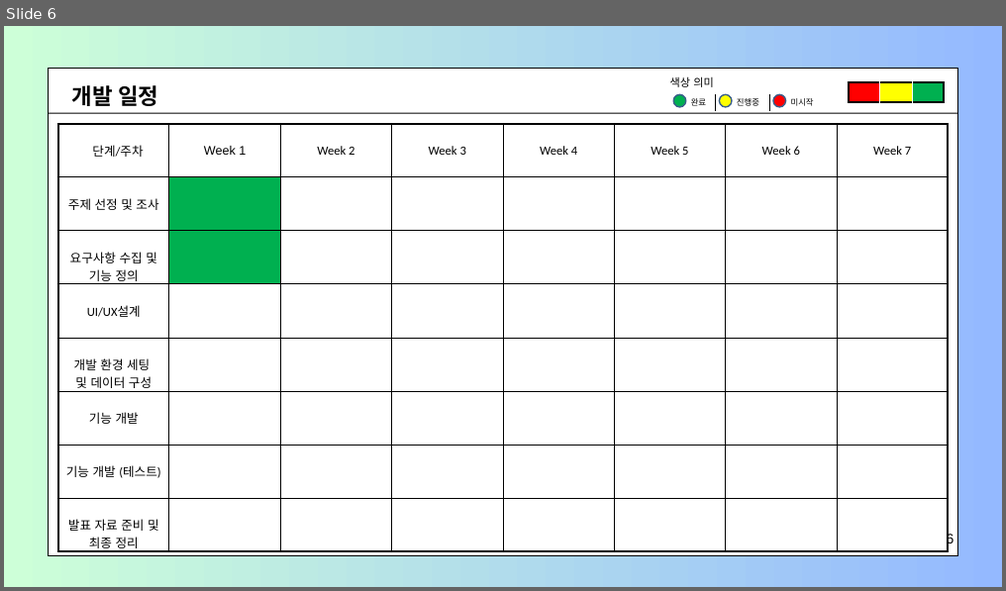
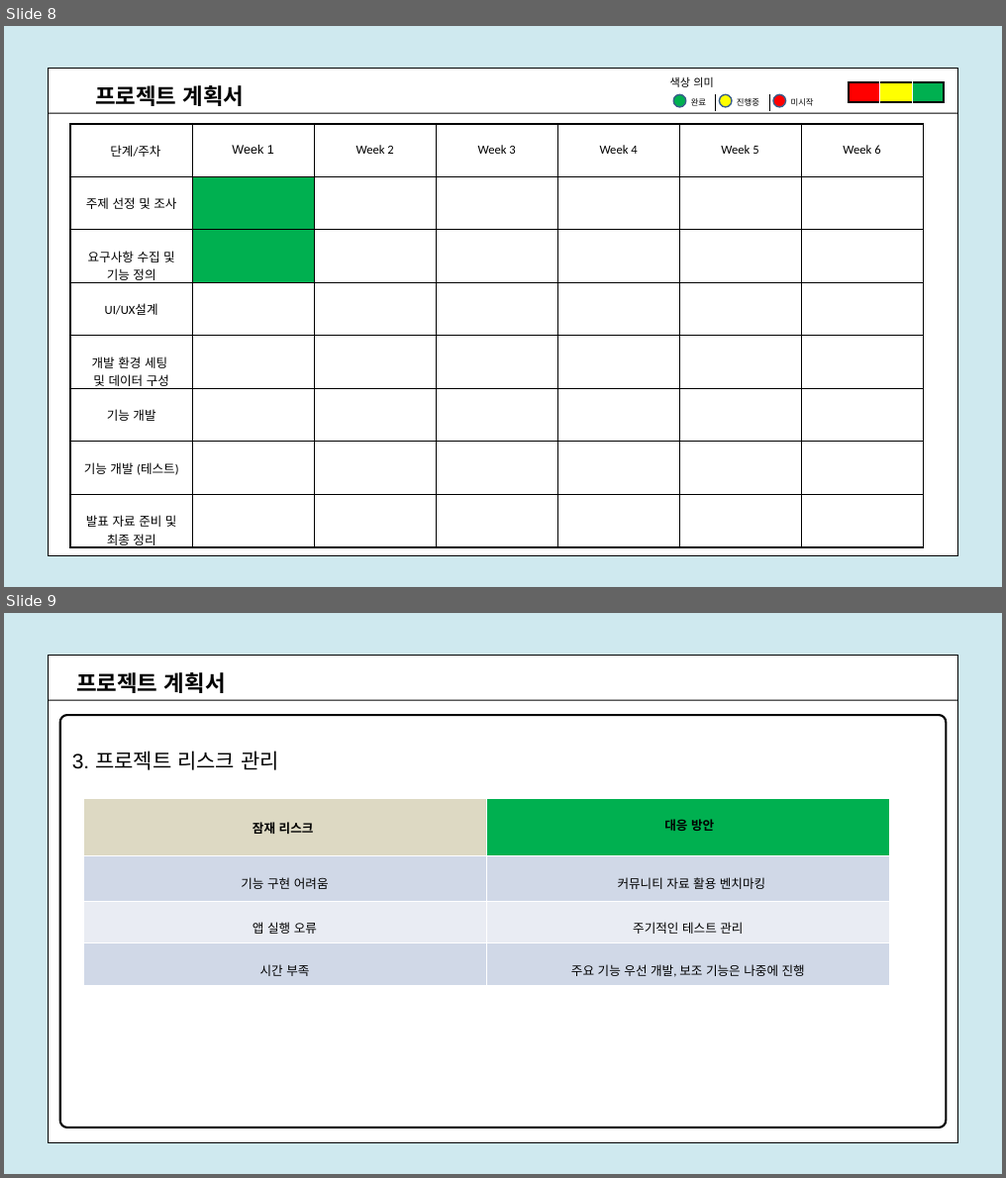
Before and after one commit to JANGCHUALHWA/FlutterProject, a slide deck: 장철화 앱 프로젝트.pptx. Shown one above the other, each under a label of ours: slide 6 before the commit, slides 8 and 9 after it. The pictures are 1006x591 and 1006x1178 pixels, drawn with LibreOffice and Linux fonts; fonts in the diff are those of the drawing. Boxes give left, top, right and bottom in pixels: in the first picture for what was removed or moved away, otherwise in the second. Text is boxed around its words. In the diff, an @@ line names an element or a change of style, - is before the commit and + after.

```diff
--- a/장철화 앱 프로젝트.pptx
+++ b/장철화 앱 프로젝트.pptx
@@ slide 9 added at (x1=4, y1=613, x2=1002, y2=1174), background #B7DEE8 at 66% opacity @@
@@ freeform shape added at (x1=49, y1=655, x2=958, y2=1143), fill #FFFFFF, outline #000000 1.5 pt @@
@@ line added from (49, 700) to (957, 700), #000000 1.5 pt @@
@@ text added at (x1=76, y1=672, x2=226, y2=693), 32 pt, text #000000, bold @@
+프로젝트 계획서
@@ freeform shape added at (x1=59, y1=715, x2=945, y2=1128), fill #FFFFFF, outline #000000 3 pt @@
@@ text added at (x1=72, y1=751, x2=279, y2=770), 30 pt, text #000000 @@
+3. 프로젝트 리스크 관리
@@ table added at (x1=83, y1=798, x2=889, y2=985), 4 rows, 2 columns @@
+잠재 리스크 | 대응 방안
+기능 구현 어려움 | 커뮤니티 자료 활용 벤치마킹
+앱 실행 오류 | 주기적인 테스트 관리
+시간 부족 | 주요 기능 우선 개발, 보조 기능은 나중에 진행
@@ what was slide 6 is now slide 8 @@
@@ slide 8 changed as well @@
@@ background gradient #CDFFD8 to #94B9FF to #B7DEE8 at 66% opacity @@
@@ text at (x1=95, y1=85, x2=245, y2=106): text changed @@
-개발 일정
+프로젝트 계획서
@@ table at (x1=70, y1=124, x2=923, y2=553) @@
-column 8: Week 7 |  |  |  |  |  |  | 
@@ table resized from (x1=57, y1=124, x2=948, y2=556) to (x1=70, y1=124, x2=923, y2=553) @@
@@ text removed at (x1=946, y1=533, x2=954, y2=548) @@
-6
```
Also in this commit, not shown: 5 other slides changed, 3 other slides added.
